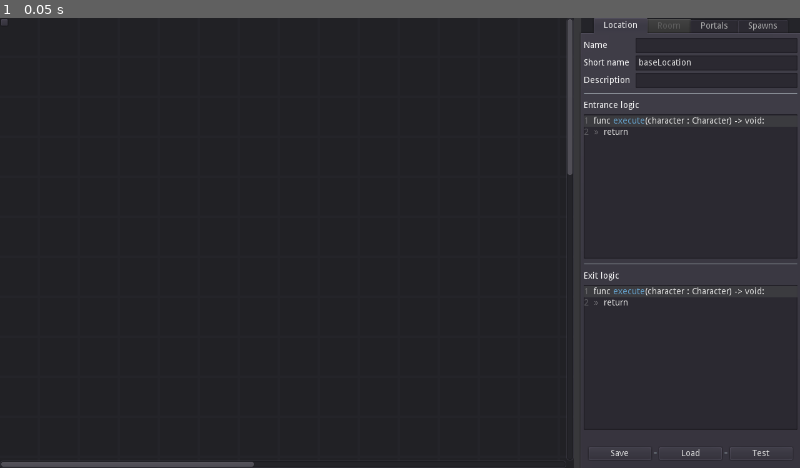
Above: before the commit, frame 1.
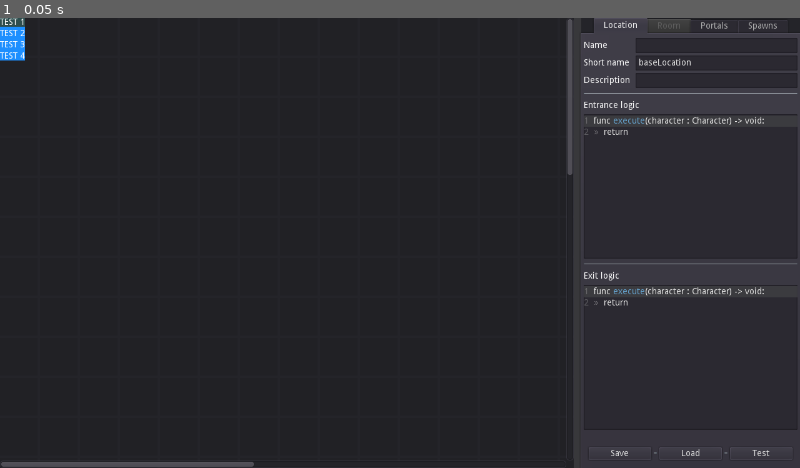
Above: after the commit, the same moment.

Repository: jbatistareis/d-engine
Game: Godot game, scene res://tools/location/locationEditor.tscn
Two runs of this game, one before a commit and one after it. Both use one fixed random seed, a clock stepped at 60 frames per second and the inputs below.
Inputs:
- Up to frame 1 (0.05 s): no input

The runs differ from the first frame. In frame 1, 0.3% of the frame differs, in the area x 0-4%, y 0-10%.

Commit message:
menu visual

Diff:
--- a/logic/enums.gd
+++ b/logic/enums.gd
@@ -20,5 +20,3 @@
 enum MessageType { AUTO_TOP, AUTO_BOTTOM, DIALOG }
 
 enum GuiAction { NEW_WINDOW, CONFIRM, CANCEL, SLIDE, PREVIOUS, NEXT, TOGGLE }
-
-enum GuiOrientation { VERTICAL, HORIZONTAL }
--- a/logic/managers/windowManager.gd
+++ b/logic/managers/windowManager.gd
@@ -1,7 +1,7 @@
 extends Node
 
 var windowQueue : Array = []
-var currentWindow : Panel
+var currentWindow : GuiWindowModel
 
 
 func _init() -> void:
@@ -12,6 +12,7 @@
 func open(window : GuiWindowModel) -> void:
 	get_tree().get_nodes_in_group('gui')[0].addWindow(window)
 	windowQueue.push_front(window)
+	currentWindow = window
 
 
 func close() -> void:
--- a/project.godot
+++ b/project.godot
@@ -99,12 +99,12 @@
 "language": "GDScript",
 "path": "res://logic/gamePaths.gd"
 }, {
-"base": "Reference",
+"base": "Control",
 "class": "GuiButtonModel",
 "language": "GDScript",
 "path": "res://visuals/gui/model/guiButtonModel.gd"
 }, {
-"base": "PanelContainer",
+"base": "Control",
 "class": "GuiWindowModel",
 "language": "GDScript",
 "path": "res://visuals/gui/model/guiWindowModel.gd"
--- a/tools/location/openLocation.gd
+++ b/tools/location/openLocation.gd
@@ -6,7 +6,7 @@
 func _ready() -> void:
 	extensionRegex.compile(GamePaths.EXTENSION_REGEX)
 
-	$VBoxContainer/HBoxContainer/btnLoadFile.connect("button_up", self, "open")
+	$VBoxContainer/HBoxContainer/btnLoadFile.connect("pressed", self, "open")
 	connect("visibility_changed", self, "listFiles")
 
 
--- a/tools/location/window.gd
+++ b/tools/location/window.gd
@@ -15,7 +15,27 @@
 
 	LocationEditorSignals.connect("selectedRoom", self, "editRoom")
 
-	Signals.emit_signal("guiOpenWindow", GuiWindowModel.new())
+
+	var menu = GuiWindowModel.new()
+	var button1 = GuiButtonModel.new()
+	var button2 = GuiButtonModel.new()
+	var button3 = GuiButtonModel.new()
+	var button4 = GuiButtonModel.new()
+
+	button1.action = Enums.GuiAction.NEW_WINDOW
+	button1.newWindow = GuiWindowModel.new()
+
+	button1.text = 'TEST 1'
+	button2.text = 'TEST 2'
+	button3.text = 'TEST 3'
+	button4.text = 'TEST 4'
+
+	menu.buttons.push_back(button1)
+	menu.buttons.push_back(button2)
+	menu.buttons.push_back(button3)
+	menu.buttons.push_back(button4)
+
+	Signals.emit_signal("guiOpenWindow", menu)
 
 
 func setLocation(value : Location) -> void:
--- a/visuals/gui/model/guiButtonModel.gd
+++ b/visuals/gui/model/guiButtonModel.gd
@@ -1,22 +1,52 @@
 class_name GuiButtonModel
+extends Control
 
-var label : String = ''
 var action : int = Enums.GuiAction.CONFIRM
 
 # misc metadata
+var text : String = ''
+var disabled : bool = false
 var identifier : String = ''
 var hover : bool = false
-var disabled : bool = false
 var data = null
+
+var label : Label = Label.new()
+var bg : ColorRect = ColorRect.new()
 
 # window metadata
 var newWindow
 
 # slide metadata
-var slideOrientation : int = Enums.GuiOrientation.HORIZONTAL
 var slideLabels : Array = []
 var slideValues : Array = []
 var slideIndex : int = 0
+
+
+func _ready() -> void:
+	label.text = text
+
+	add_child(bg)
+	add_child(label)
+
+	match action:
+		Enums.GuiAction.SLIDE:
+			label.text += ': ' + slideLabels[slideIndex]
+
+		Enums.GuiAction.TOGGLE:
+			if data == null:
+				data = false
+
+			label.text += ': ' + ('Yes' if data else 'No')
+
+	rect_min_size = label.rect_size
+	bg.rect_min_size = label.rect_size
+
+
+func _process(delta : float) -> void:
+	if hover:
+		bg.color = Color.darkslategray
+	else:
+		bg.color = Color.transparent
 
 
 func action() -> void:
@@ -42,6 +72,8 @@
 			Enums.GuiAction.SLIDE:
 				slideIndex = (slideIndex + 1) % slideValues.size()
 				data = slideValues[slideIndex]
+				label.text = text.substr(0, text.length()) + ': ' + slideLabels[slideIndex]
 
 			Enums.GuiAction.TOGGLE:
-				data = true if (data == null) else !data
+				data = !data
+				label.text = text.substr(0, text.length()) + ': ' + ('Yes' if data else 'No')
--- a/visuals/gui/model/guiWindowModel.gd
+++ b/visuals/gui/model/guiWindowModel.gd
@@ -1,13 +1,16 @@
 class_name GuiWindowModel
-extends PanelContainer
+extends Control
 
 enum InputType {UP = 1, DOWN = -1}
 
 var title : String = ''
 var identifier : String = ''
+var bg : ColorRect = ColorRect.new()
 var buttons : Array = []
 var buttonIndex : int = 0
 var data = null
+
+var vBox : VBoxContainer = VBoxContainer.new()
 
 
 func _init() -> void:
@@ -16,10 +19,22 @@
 	Signals.connect("guiDown", self, "action", [InputType.DOWN])
 	Signals.connect("guiSelect", self, "select")
 
+	bg.color = Color.dodgerblue
+	vBox.alignment = BoxContainer.ALIGN_CENTER
+
+	add_child(bg)
+	add_child(vBox)
+
 
 func _ready() -> void:
 	for button in buttons:
-		pass
+		vBox.add_child(button)
+
+	buttons[buttonIndex].hover = true
+
+	yield(get_tree(),"idle_frame")
+	rect_min_size = vBox.rect_size
+	bg.rect_min_size = vBox.rect_size
 
 
 func action(inputAction : int) -> void:
